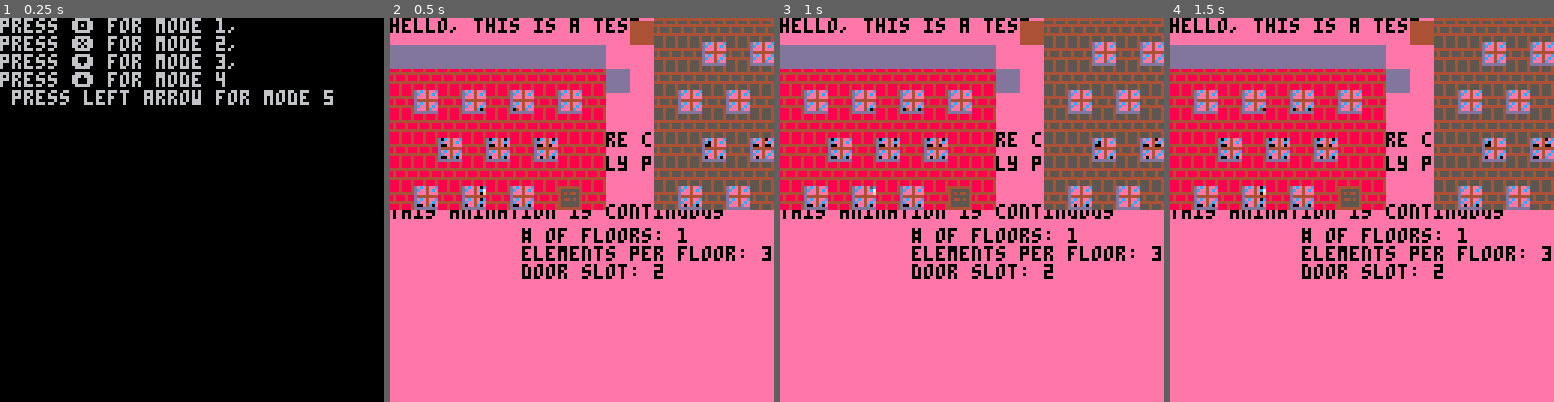
Above: before the commit, frames 1-4 (left to right).
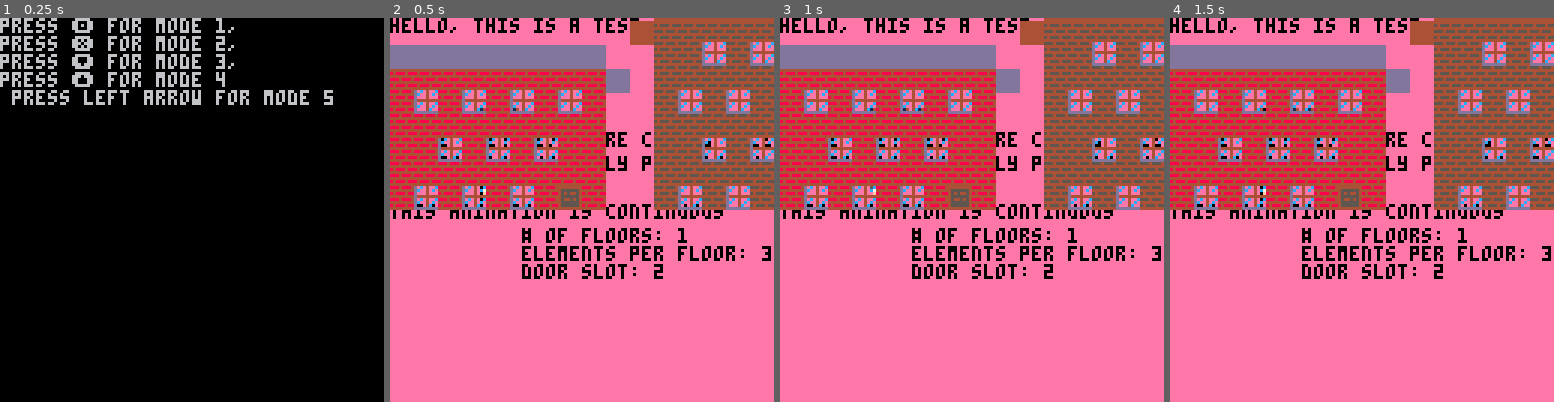
Above: after the commit, the same moments.

Repository: llopez020/Anxiety-at-its-Finest
Game: PICO-8 cartridge newbase.p8
The game is run twice, just before and just after one commit, with the same random seed, the same clock (stepped at 60 frames per second) and the same inputs.
Inputs:
- Up to frame 1 (0.25 s): no input
- Up to frame 2 (0.5 s): tap X (X key) at 0.33 s
- Up to frame 3 (1 s): tap O (Z key) at 0.7 s
- Up to frame 4 (1.5 s): tap X (X key) at 1.07 s

Frame 1 is identical in both runs. In frame 2, 15% of the frame differs, in the area x 0-100%, y 0-50%; in frame 3, 15%; in frame 4, 15%.

Commit message:
added cafe to the cart
But there are some issues, please download and check it out

Diff:
--- a/newbase.p8
+++ b/newbase.p8
@@ -1,5 +1,5 @@
 pico-8 cartridge // http://www.pico-8.com
-version 39
+version 41
 __lua__
 -- init - called on run`
 function _init()
@@ -826,23 +826,23 @@
 0000000000000000000000000001000000000000000000000000000000000000000000000000000000000000000000010000000101010000000000000000000100000000000000000000000000000000000000000000000000000000000000000000000000000000000000000000000000000000000000000000000000000000
 0000000000000000000000000000000000000000000000000000000000000000000000000000000000000000000000000000000000000000000000000000000000000000000000010100000000000000000000000000000000000000000000000000000000000000000000000000000000000000000000000000000000000001
 __map__
-0000000000000000000000000000000000000000000000000000000000000000000000000000000000000000000000000000000000000000000000000000000000000000000000000000000000000000000000000000000000000000000000000000000000000000000000000000000000000000000000000000000000000000
-0000000000000000000000000000000000000000000000000000000000000000000000000000000000000000000000000000000000000000000000000000000000000000000000000000000000000000000000000000000000000000000000000000000000000000000000000000000000000000000000000000000000000000
-0000000000000000000000000000000000000000000000000000000000000000000000000000000000000000000000000000000000000000000000000000000000000000000000000000000000000000000000000000000000000000000000000000000000000000000000000000000000000000000000000000000000000000
-0000000000000000000000000000000000000000000000000000000000000000000000000000000000000000000000000000000000000000000000000000000000000000000000000000000000000000000000000000000000000000000000000000000000000000000000000000000000000000000000000000000000000000
-0000000000000000000000000000000000000000000000000000000000000000000000000000000000000000000000000000000000000000000000000000000000000000000000000000000000000000000000000000000000000000000000000000000000000000000000000000000000000000000000000000000000000000
-0000000000000000000000000000000000000000000000000000000000000000000000000000000000000000000000000000000000000000000000000000000000000000000000000000000000000000000000000000000000000000000000000000000000000000000000000000000000000000000000000000000000000000
-0000000000000000000000000000000000000000000000000000000000000000000000000000000000000000000000000000000000000000000000000000000000000000000000000000000000000000000000000000000000000000000000000000000000000000000000000000000000000000000000000000000000000000
-000000f700000000000000000000000000000000000000000000000000000000000000000000000000000000000000000000000000000000000000000000000000000000000000000000000000000000000000000000000000000000000000000000000000000000000000000000000000000000000000000000000000000000
-2f2f333333333333333333333333333333333333333333333333333333333333333333333333333333333333333333333333333333333333333333333333333333333333333333333333333333333333333333333333333333333333333333333333333333333333333333333333333333333333333333333333333333333333
-3f3f3e3838383838383838383838383838383838383e3e3e3e3e3e3e2e3e3e2f0d0d0d1e1e1e1e1e38383838383838383838383838383838383838383838383838383838383838383838383838383838383838383838383838383838383838383838383838383838383838383838383838383838383838383838383838383838
-2f2f3335333533353335333533353335333533352f2f1e1e1e1e2f2f2f2f2f0d0d0d1e1e1e1e1e0d33353335333533353335333533353335333533353335353335333533353335333533353335333533353335333533353335333533353335333533353335333533353335333533353335333533353335333533353335333533
-0d0d0d0d0d0d0d0d0d0d0d0d0d0d0d0d0d0d0d0d0d0d2f2f1e1e1e0d1e0d0d0d0d0d1e1e1e1e1e1e0d0d0d0d0d0d1e0d0d0d0d0d0d0d0d0d0d0d0d0d0d0d0d0d0d0d0d0d0d0d0d0d0d0d0d0d0d1e0d0d0d0d0d0d0d0d0d0d0d0d0d0d0d1e0d0d0d0d0d0d0d0d0d0d0d0d0d0d0d1e0d0d0d0d0d0d0d0d0d0d0d0d0d0d0d1e0d0d
-0d0d0d1e0d0d0d1e1e1e0d0d0d0d0d0d0d0d0d0d0d0d0d1e2f1e1e1e1e0d0d0d0d1e1e1e1e1e1e1e0d1e1e0d1e1e1e0d0d0d0d0d0d0d0d0d0d1e1e0d1e1e0d0d0d0d0d0d0d0d0d0d1e1e0d1e1e1e0d0d0d0d0d0d0d0d0d0d1e1e0d1e1e1e0d0d0d0d0d0d0d0d0d0d1e1e0d1e1e1e0d0d0d0d0d0d0d0d0d0d1e1e0d1e1e1e0d0d
-1e1e1e1e1e1e1e1e1e1e1e0d0d0d1e1e0d0d0d0d1e1e0d1e1e2f1e1e1e1e1e1e1e1e1e1e1e1e1e1e0d1e1e1e1e1e1e0d1e1e0d0d0d0d1e1e0d1e1e1e1e1e0d1e1e0d0d0d0d1e1e0d1e1e1e1e1e1e0d1e1e0d0d0d0d1e1e0d1e1e1e1e1e1e0d1e1e0d0d0d0d1e1e0d1e1e1e1e1e1e0d1e1e0d0d0d0d1e1e0d1e1e1e1e1e1e0d1e
-1e1e1e1e1e1e1e1e1e1e1e1e1e1e1e1e1e0d0d1e1e1e1e1e1e1e2f1e1e1e1e1e1e1e1e1e1e1e1e1e1e1e1e1e1e1e1e1e1e1e1e0d0d1e1e1e1e1e1e1e1e1e1e1e1e1e0d0d1e1e1e1e1e1e1e1e1e1e1e1e1e1e0d0d1e1e1e1e1e1e1e1e1e1e1e1e1e1e0d0d1e1e1e1e1e1e1e1e1e1e1e1e1e1e0d0d1e1e1e1e1e1e1e1e1e1e1e1e
-1e1e1e1e1e1e1e1e1e1e1e1e1e1e1e1e1e1e0d1e1e1e1e1e1e1e1e2f1e1e1e1e1e1e1e1e0d1e1e1e1e1e1e1e1e1e1e1e1e1e1e1e0d1e1e1e1e1e1e1e1e1e1e1e1e1e1e0d1e1e1e1e1e1e1e1e1e1e1e1e1e1e1e0d1e1e1e1e1e1e1e1e1e1e1e1e1e1e1e0d1e1e1e1e1e1e1e1e1e1e1e1e1e1e1e0d1e1e1e1e1e1e1e1e1e1e1e1e
-1e1e1e1e1e1e1e1e1e1e1e1e1e1e1e1e1e1e1e1e1e1e1e1e1e1e1e1e2f1e1e1e000000000000000000000000000000000000000000000000000000000000000000000000000000000000000000000000000000000000000000000000000000000000000000000000000000000000000000000000000000000000000000000000
+3a3a3a3a3a3a3a3a3a3a3a3a3a3a3a3a3a000000000000000000000000000000000000000000000000000000000000000000000000000000000000000000000000000000000000000000000000000000000000000000000000000000000000000000000000000000000000000000000000000000000000000000000000000000
+3a3a3a3a3a3a3a3a3a3a3a3a3a3a3a3a3a000000000000000000000000000000000000000000000000000000000000000000000000000000000000000000000000000000000000000000000000000000000000000000000000000000000000000000000000000000000000000000000000000000000000000000000000000000
+3a3a3a3a3a3a3a3a3a3a3a3a3af63af63a000000000000000000000000000000000000000000000000000000000000000000000000000000000000000000000000000000000000000000000000000000000000000000000000000000000000000000000000000000000000000000000000000000000000000000000000000000
+3a3a3affffffffffffffff3a3a3af63a3a000000000000000000000000000000000000000000000000000000000000000000000000000000000000000000000000000000000000000000000000000000000000000000000000000000000000000000000000000000000000000000000000000000000000000000000000000000
+3a3affffffffffffffffffff3af63af63a000000000000000000000000000000000000000000000000000000000000000000000000000000000000000000000000000000000000000000000000000000000000000000000000000000000000000000000000000000000000000000000000000000000000000000000000000000
+3a3affc8c83bc9cc3bc8c8ff3a3a3a3a3a000000000000000000000000000000000000000000000000000000000000000000000000000000000000000000000000000000000000000000000000000000000000000000000000000000000000000000000000000000000000000000000000000000000000000000000000000000
+3a3a3ac8c83bcbca3bc8c83a3ad0d3d13a000000000000000000000000000000000000000000000000000000000000000000000000000000000000000000000000000000000000000000000000000000000000000000000000000000000000000000000000000000000000000000000000000000000000000000000000000000
+3a3a3ac8c8c8c8c8c8c8c83a3ad2d2d33a2f2f2f2f2f2f2f2f2f2f2f2f2f2f2f2f2feaeaeaeaeaeaeaeaeaeaeaeaeaeaeaea2f2f2f2f2f00000000000000000000000000000000000000000000000000000000000000000000000000000000000000000000000000000000000000000000000000000000000000000000000000
+3a3a3ac1c8c4c5c8c3c2c83a3ad2d3d13aeaeaea3deaeaeaeaeaeaeaeaeaeaeaeaeaeaeaeaeaeaeaeaeaeaeaeaeaeaeaeaeaeaeaeaeaeaeaeaeaeaeaea33333333333333333333333333333333333333333333333333333333333333333333333333333333333333333333333333333333333333333333333333333333333333
+3a3a3adbd9d9d9d9d9d9da3a3ad0d1d13a3e3e2e3e3e3e3e3e243e3e2e3e3e2e3e3e3e3eeaeaeaeaeaeaeaeaea3e3e2e3e3e3e3e3e3e3e2e3e3e3e3e3e2e383838383838383838383838383838383838383838383838383838383838383838383838383838383838383838383838383838383838383838383838383838383838
+c7c7c7c7c7c7c7c7c7c7c7c7c7c7c7c7c733333333333333333333333333333333333333eaeaeaeaeaeaeaeaea3533353335333533353335333533353335353335333533353335333533353335333533353335333533353335333533353335333533353335333533353335333533353335333533353335333533353335333533
+c7d5d8c7d5d8c7d5d8c7c7c7c7d4d4c7c739393939393939393939393939393939393933eaeaeaeaeaeaeaeaeaeaeaeaeaeaeaea330d0d0d0d0d0d0d0d0d0d0d0d0d0d0d0d0d0d0d0d0d0d0d0d1e0d0d0d0d0d0d0d0d0d0d0d0d0d0d0d1e0d0d0d0d0d0d0d0d0d0d0d0d0d0d0d1e0d0d0d0d0d0d0d0d0d0d0d0d0d0d0d1e0d0d
+c7c7c7c7c7c7c7c7c7c7c7c7c7c7c7c7c73838383838383838383838383838383838383933eaeaeaeaeaeaeaeaeaeaeaeaeaea330d0d0d0d0d1e1e0d1e1e0d0d0d0d0d0d0d0d0d0d1e1e0d1e1e1e0d0d0d0d0d0d0d0d0d0d1e1e0d1e1e1e0d0d0d0d0d0d0d0d0d0d1e1e0d1e1e1e0d0d0d0d0d0d0d0d0d0d1e1e0d1e1e1e0d0d
+d5d7d6c7d5d7d6c7d5d8c7c7d5d8c7c7c72f3f2f2f3f2f3f2f2f2f2f3f3f2f2f3f2f39393933eaeaeaeaeaeaeaeaeaeaeaea330d0d0d1e1e0d1e1e1e1e1e0d1e1e0d0d0d0d1e1e0d1e1e1e1e1e1e0d1e1e0d0d0d0d1e1e0d1e1e1e1e1e1e0d1e1e0d0d0d0d1e1e0d1e1e1e1e1e1e0d1e1e0d0d0d0d1e1e0d1e1e1e1e1e1e0d1e
+c7c7c7c7c7c7c7c7c7c7c7c7c7c7c7c7c70d0d1e1e1e1e1e1e1e1e1e1e1e1e1e1eea2f3939eaeaeaeaeaeaeaeaeaeaea33331e0d0d1e1e1e1e1e1e1e1e1e1e1e1e1e0d0d1e1e1e1e1e1e1e1e1e1e1e1e1e1e0d0d1e1e1e1e1e1e1e1e1e1e1e1e1e1e0d0d1e1e1e1e1e1e1e1e1e1e1e1e1e1e0d0d1e1e1e1e1e1e1e1e1e1e1e1e
+d5d7d6c7d5d7d6c7d5d8c7c7d5d8c7c7c71e0d1e1e1e1e1e1e1e1e1e1e1e1e1e1eeaea3f2fea33eaeaeaeaeaea3333331e1e1e1e0d1e1e1e1e1e1e1e1e1e1e1e1e1e1e0d1e1e1e1e1e1e1e1e1e1e1e1e1e1e1e0d1e1e1e1e1e1e1e1e1e1e1e1e1e1e1e0d1e1e1e1e1e1e1e1e1e1e1e1e1e1e1e0d1e1e1e1e1e1e1e1e1e1e1e1e
+c7c7c7c7c7c7c7c7c7c7c7c7c7c7c7c7c71e1e1e1e1e1e1e1e1e1e1e1e1e1e1e000000000000003333333300330000000000000000000000000000000000000000000000000000000000000000000000000000000000000000000000000000000000000000000000000000000000000000000000000000000000000000000000
 1e1e1e1e1e1e1e1e1e1e1e1e1e1e1e1e1e1e1e1e1e1e1e1e1e1e1e1e1e1e1e1e000000000000000000000000000000000000000000000000000000000000000000000000000000000000000000000000000000000000000000000000000000000000000000000000000000000000000000000000000000000000000000000000
 0000003a3a3a3a3a3a3a3a3a3a3a3a3a3a0000000000000000002f2f2f2f2f00000000000000000000000000000000000000000000000000000000000000000000000000000000000000000000000000000000000000000000000000000000000000000000000000000000000000000000000000000000000000000000000000
 0000003a3a3a3a3a3a3a3a3a3a3a3a3a3a00000000000000002f000000000000000000000000000000000000000000000000000000000000000000000000000000000000000000000000000000000000000000000000000000000000000000000000000000000000000000000000000000000000000000000000000000000000
Not shown, changed: 41 lines of the sprite sheet (__gfx__) section of newbase.p8
